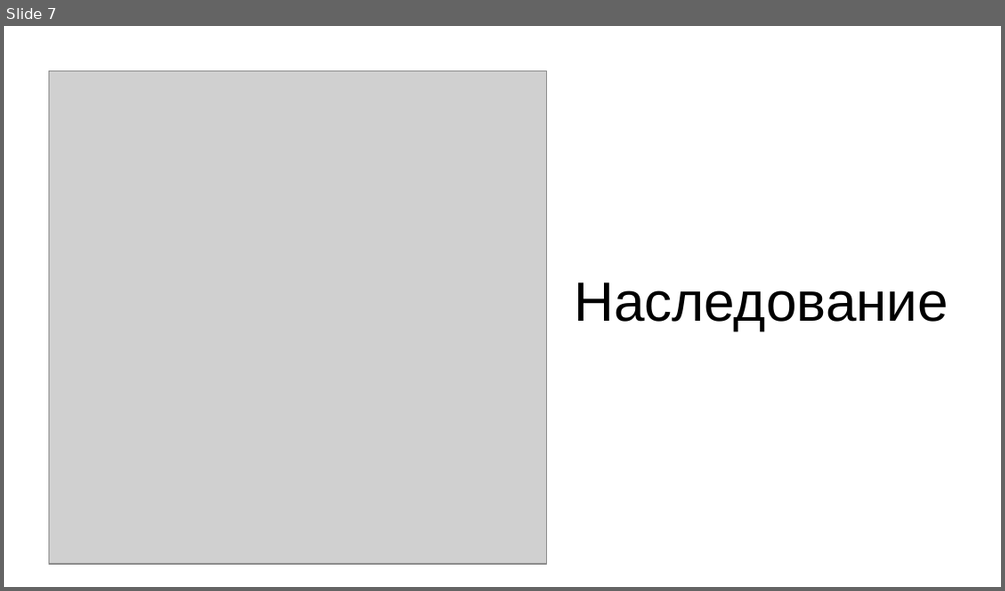
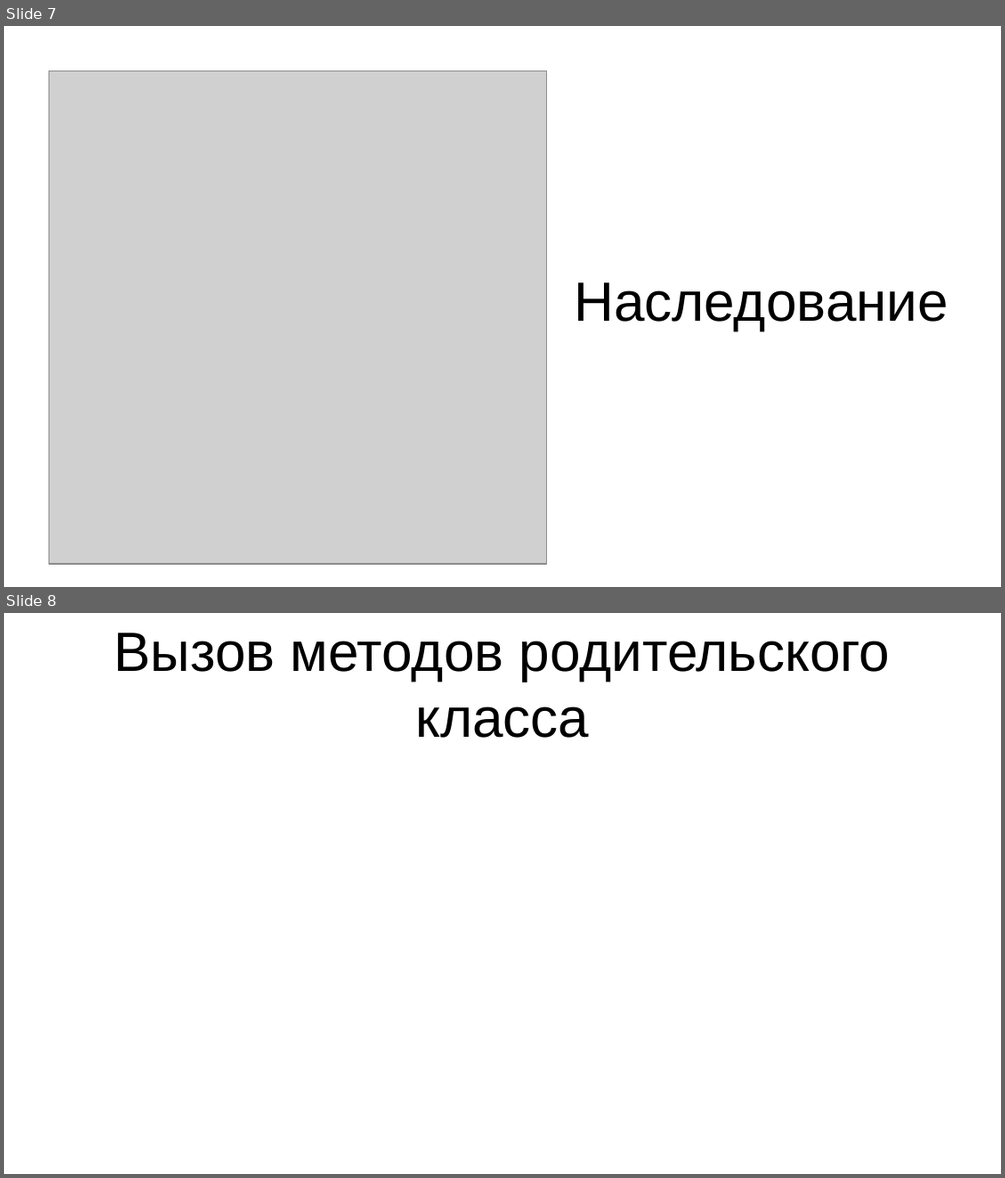
Before and after one commit to Krab1o/UnivAssignments, a slide deck: sem 7/Script PL/OOP Python.pptx. Shown one above the other, each under a label of ours: slide 7 before the commit, slides 7 and 8 after it. The pictures are 1005x591 and 1005x1178 pixels, drawn with LibreOffice and Linux fonts; fonts in the diff are those of the drawing; grey boxes stand for pictures. Boxes give left, top, right and bottom in pixels: in the first picture for what was removed or moved away, otherwise in the second. Text is boxed around its words. In the diff, an @@ line names an element or a change of style, - is before the commit and + after.

```diff
--- a/sem 7/Script PL/OOP Python.pptx
+++ b/sem 7/Script PL/OOP Python.pptx
@@ slide 8 added at (4,613,1001,1174), background #FFFFFF @@
@@ title added at (113,633,890,738), 44 pt, text #000000 @@
+Вызов методов родительского класса
```
Also in this commit, not shown: 2 other files.
